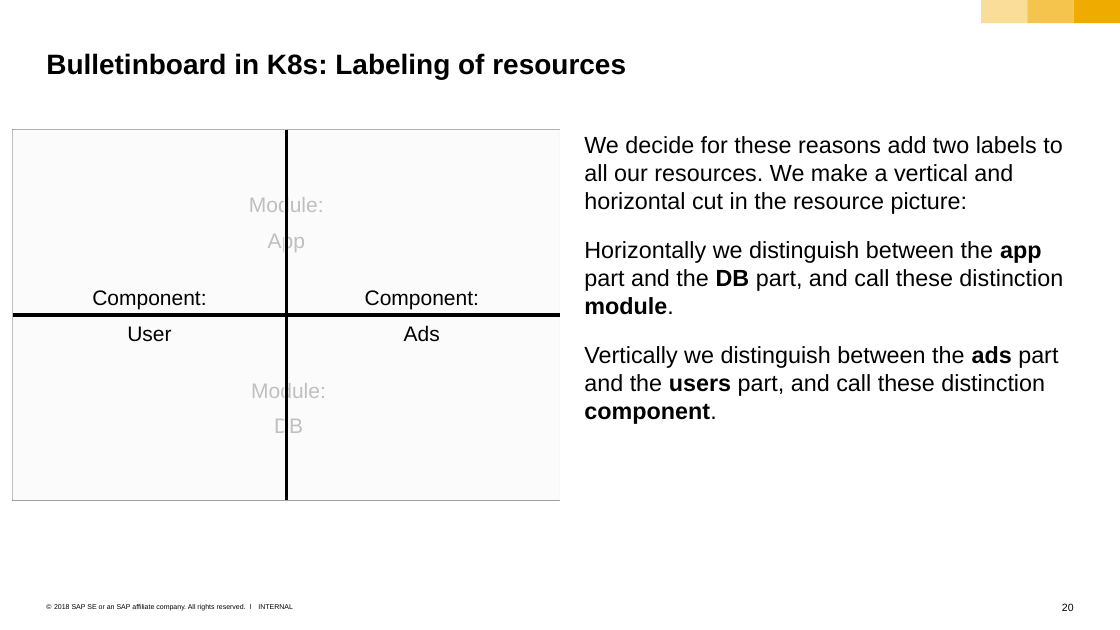
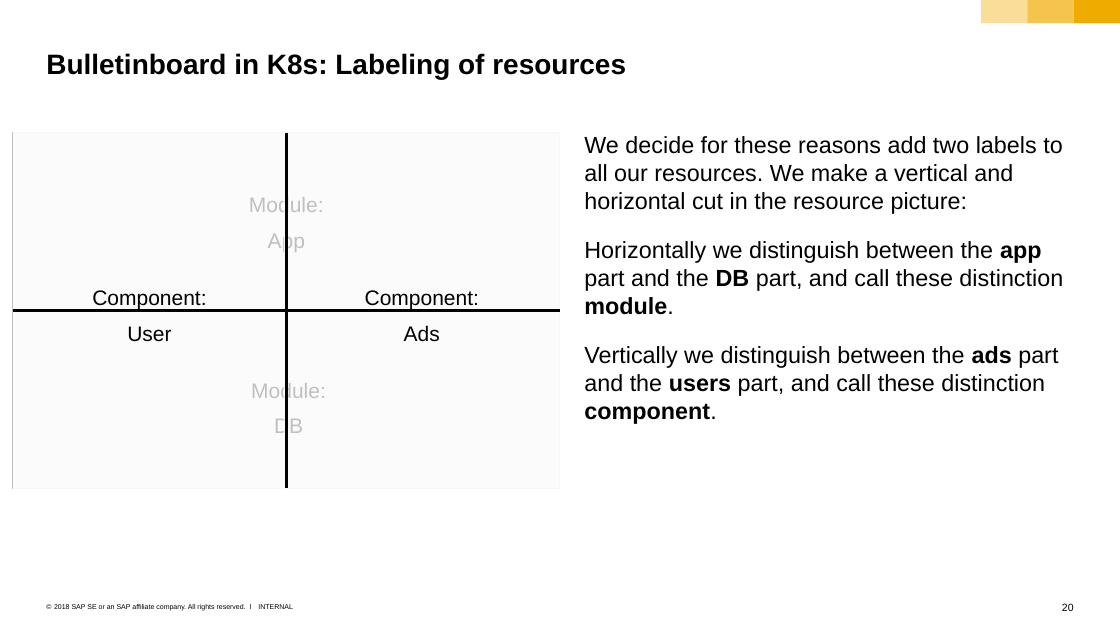
Before and after one commit to cuijiyao01/docker-k8s-training, a slide deck: slide 20 of sample-app/bulletinboard-in-k8s_intro.pptx. Drawn at 1120x630 pixels with LibreOffice and Linux fonts; fonts in the diff are those of the drawing; grey boxes stand for pictures. Boxes give left, top, right and bottom in pixels: in the first picture for what was removed or moved away, otherwise in the second. Text is boxed around its words. In the diff, an @@ line names an element or a change of style, - is before the commit and + after.

```diff
--- a/sample-app/bulletinboard-in-k8s_intro.pptx
+++ b/sample-app/bulletinboard-in-k8s_intro.pptx
@@ picture: place and size @@
-picture at bbox=[13, 129, 560, 500]
+picture at bbox=[13, 133, 560, 488]
@@ rectangle "Module:": place and size @@
-rectangle "Module:" at bbox=[249, 196, 324, 253]
+rectangle "Module:" at bbox=[13, 129, 560, 315]
@@ line moved from (286, 129) - (286, 500) to (286, 133) - (286, 488) @@
@@ rectangle "Module:": place and size @@
-rectangle "Module:" at bbox=[251, 381, 326, 438]
+rectangle "Module:" at bbox=[13, 315, 564, 500]
@@ line moved from (13, 315) - (560, 315) to (13, 311) - (560, 311) @@
```
Also in this commit, not shown: 2 other slides changed, 14 other files.
